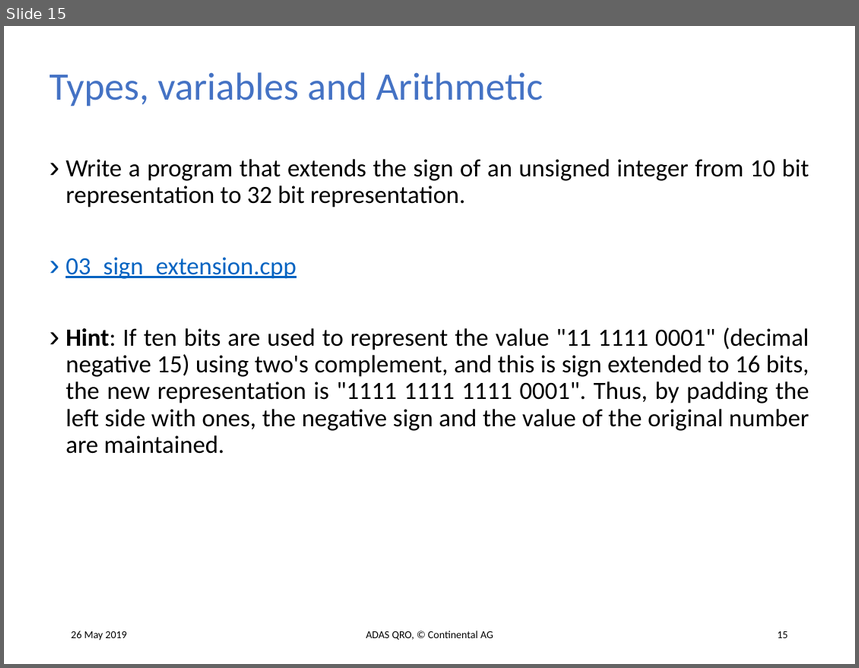
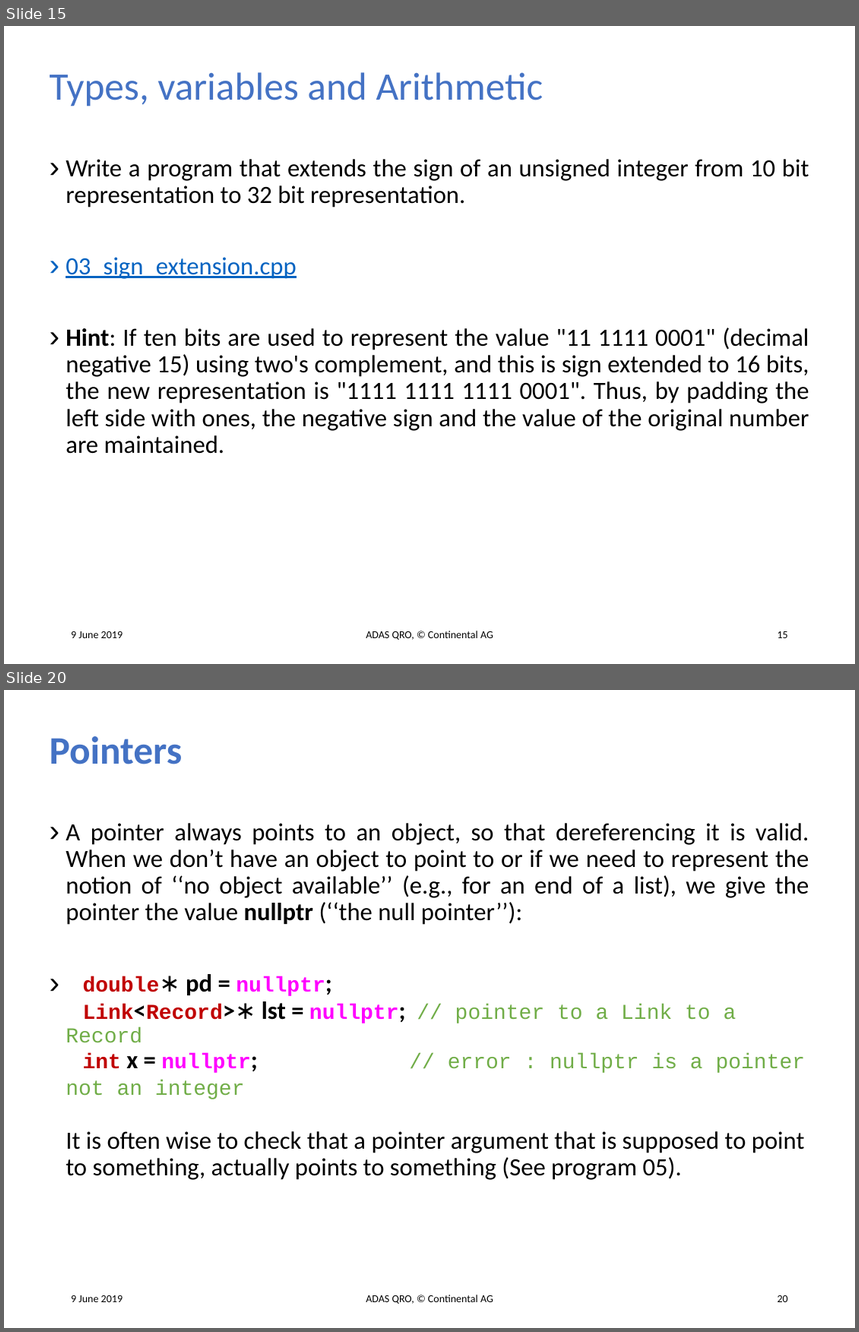
Before and after one commit to tehuano/cpp-basics, a slide deck: c++.pptx. Shown one above the other, each under a label of ours: slide 15 before the commit, slides 15 and 20 after it; the slides between them are not shown. The pictures are 859x668 and 859x1332 pixels, drawn with LibreOffice and Linux fonts; fonts in the diff are those of the drawing. Boxes give left, top, right and bottom in pixels: in the first picture for what was removed or moved away, otherwise in the second. Text is boxed around its words. In the diff, an @@ line names an element or a change of style, - is before the commit and + after.

Commit message:
Session 06/10/2019 continental till classes

```diff
--- a/c++.pptx
+++ b/c++.pptx
@@ slide 20 added at (4, 690, 855, 1328), background #FFFFFF @@
@@ title added at (50, 736, 183, 764), 33 pt, text #4472C4, bold @@
+Pointers
@@ text added at (66, 823, 809, 1180), 21 pt, text #000000 @@
+› A pointer always points to an object, so that dereferencing it is valid. When we don’t have an object to point to or if we need to represent the notion of ‘‘no object available’’ (e.g., for an end of a list), we give the pointer the value nullptr (‘‘the null pointer’’):
+› double∗ pd = nullptr;
+  Link<Record>∗ lst = nullptr; // pointer to a Link to a Record
+  int x = nullptr; // error : nullptr is a pointer not an integer
+  It is often wise to check that a pointer argument that is supposed to point to something, actually points to something (See program 05).
@@ text added at (71, 1296, 123, 1303), 9 pt, text #000000 @@
+9 June 2019
@@ text added at (366, 1295, 493, 1304), 9 pt, text #000000 @@
+ADAS QRO, © Continental AG
@@ page number added at (778, 1296, 788, 1303), 9 pt, text #000000 @@
+20
@@ slide 15 changed as well @@
@@ text at (71, 632, 123, 639): text changed @@
-26 May 2019
+9 June 2019
```
Also in this commit, not shown: 15 other slides changed, 10 other slides added, 4 other files.
